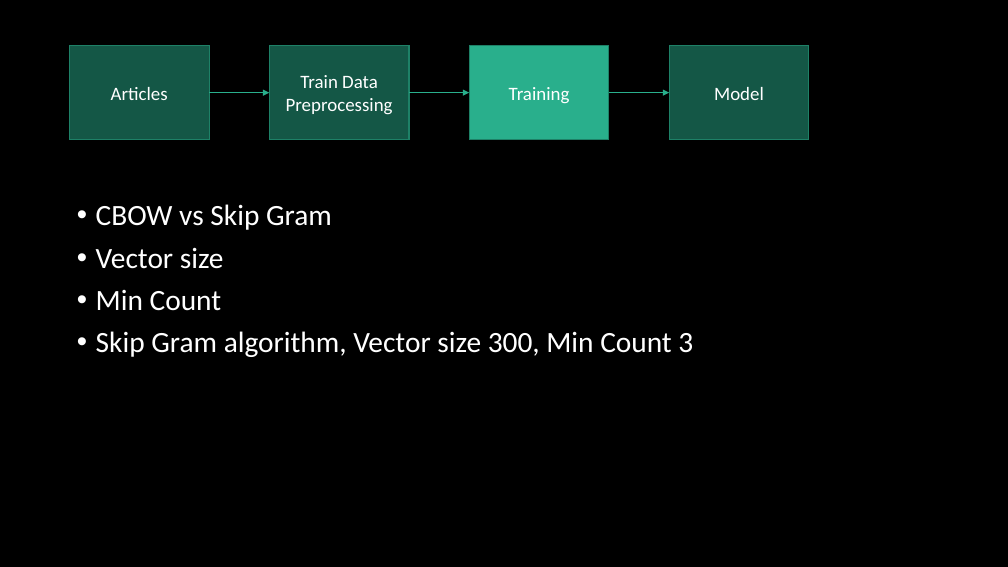
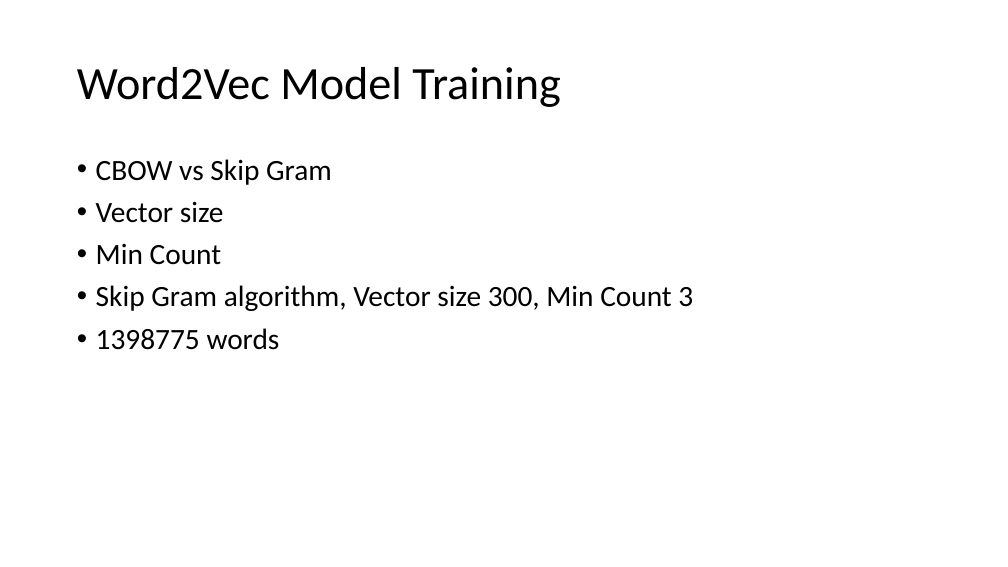
Before and after one commit to ZhongTing/HotTopicDetection, a slide deck: slide 8 of Hot-Topic-Detection.pptx. Drawn at 1008x567 pixels with LibreOffice and Linux fonts; fonts in the diff are those of the drawing. Boxes give left, top, right and bottom in pixels: in the first picture for what was removed or moved away, otherwise in the second. Text is boxed around its words. In the diff, an @@ line names an element or a change of style, - is before the commit and + after.

```diff
--- a/Hot-Topic-Detection.pptx
+++ b/Hot-Topic-Detection.pptx
@@ background #000000 to #FFFFFF @@
@@ rectangle removed at [70,45,209,140] @@
-Articles
@@ rectangle removed at [269,45,409,140] @@
-Train Data
-Preprocessing
@@ rectangle removed at [470,45,609,140] @@
-Training
@@ rectangle removed at [669,45,809,140] @@
-Model
@@ title added at [77,67,560,107], 44 pt, text #000000 @@
+Word2Vec Model Training
@@ arrow removed from (209, 93) to (269, 93) @@
@@ arrow removed from (409, 93) to (470, 93) @@
@@ arrow removed from (609, 93) to (669, 93) @@
@@ text at [96,159,693,311]: text colour #FFFFFF to #000000 in "CBOW vs Skip Gram", "Vector size", "Min Count", "Skip Gram algorithm, Vector size 300, Min ..." @@
@@ text at [96,328,280,350]: paragraph added @@
+• 1398775 words
```
Also in this commit, not shown: 30 other slides changed, 5 slides added, 6 slides removed, 18 other files.
